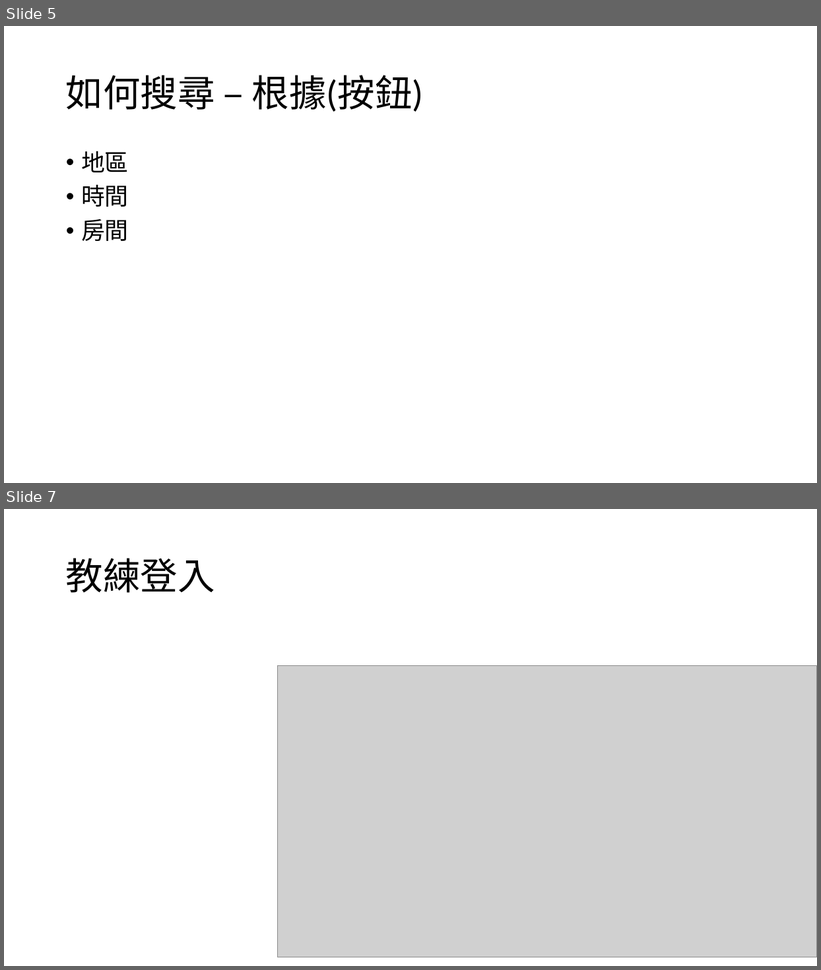
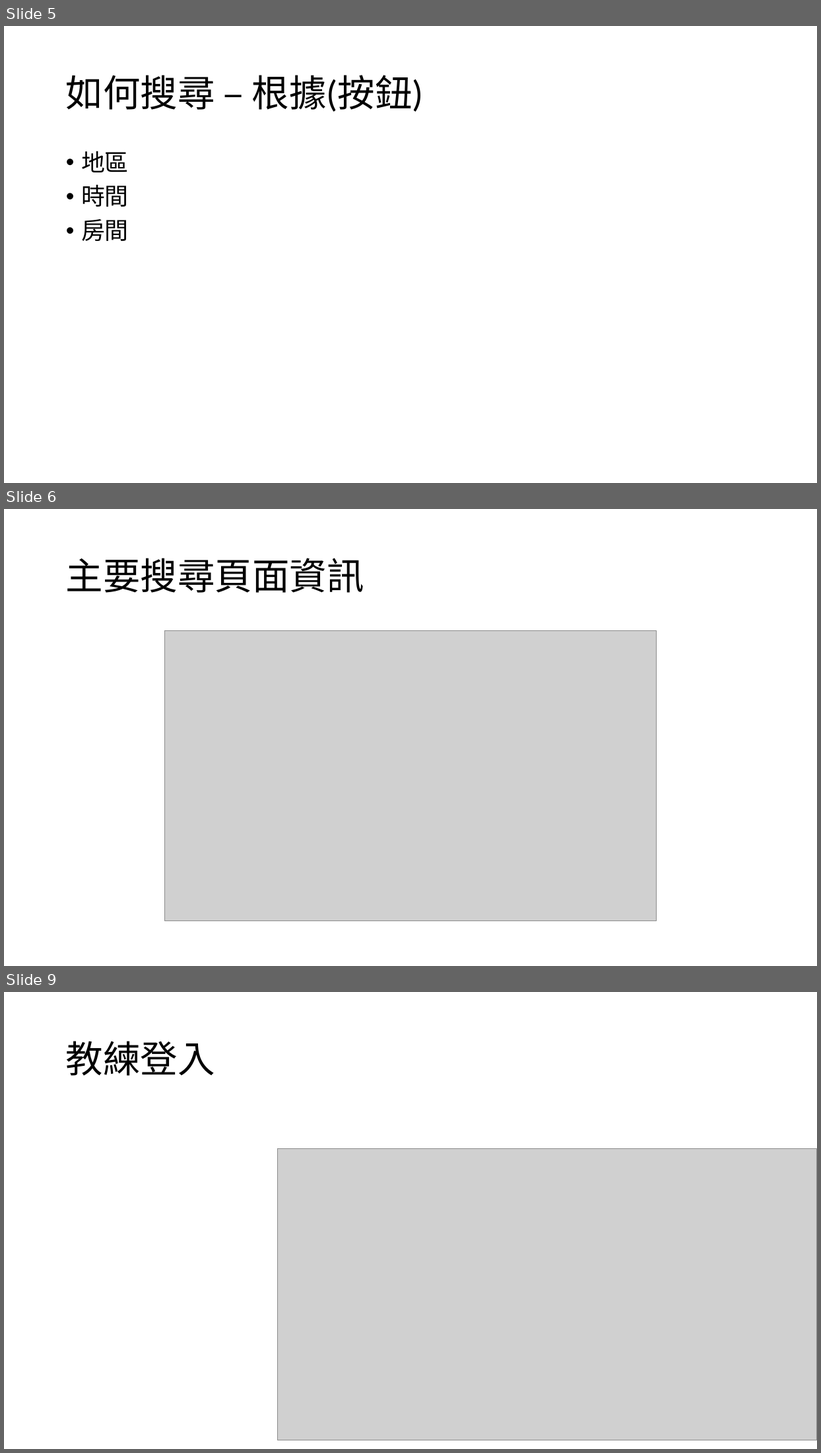
Before and after one commit to YangYangCode/Java_study_project, a slide deck: other/專題.pptx. Shown one above the other, each under a label of ours: slides 5 and 7 before the commit, slides 5, 6 and 9 after it; the slides between them are not shown. The pictures are 821x970 and 821x1453 pixels, drawn with LibreOffice and Linux fonts; fonts in the diff are those of the drawing; grey boxes stand for pictures. Boxes give left, top, right and bottom in pixels: in the first picture for what was removed or moved away, otherwise in the second. Text is boxed around its words. In the diff, an @@ line names an element or a change of style, - is before the commit and + after.

```diff
--- a/other/專題.pptx
+++ b/other/專題.pptx
@@ slide 6 added at (4,509,817,966), background #FFFFFF @@
@@ title added at (66,558,364,593), 44 pt, text #000000 @@
+主要搜尋頁面資訊
@@ picture added at (165,631,657,921) @@
@@ what was slide 7 is now slide 9 @@
```
Also in this commit, not shown: 1 other slide added, 3 other files.
